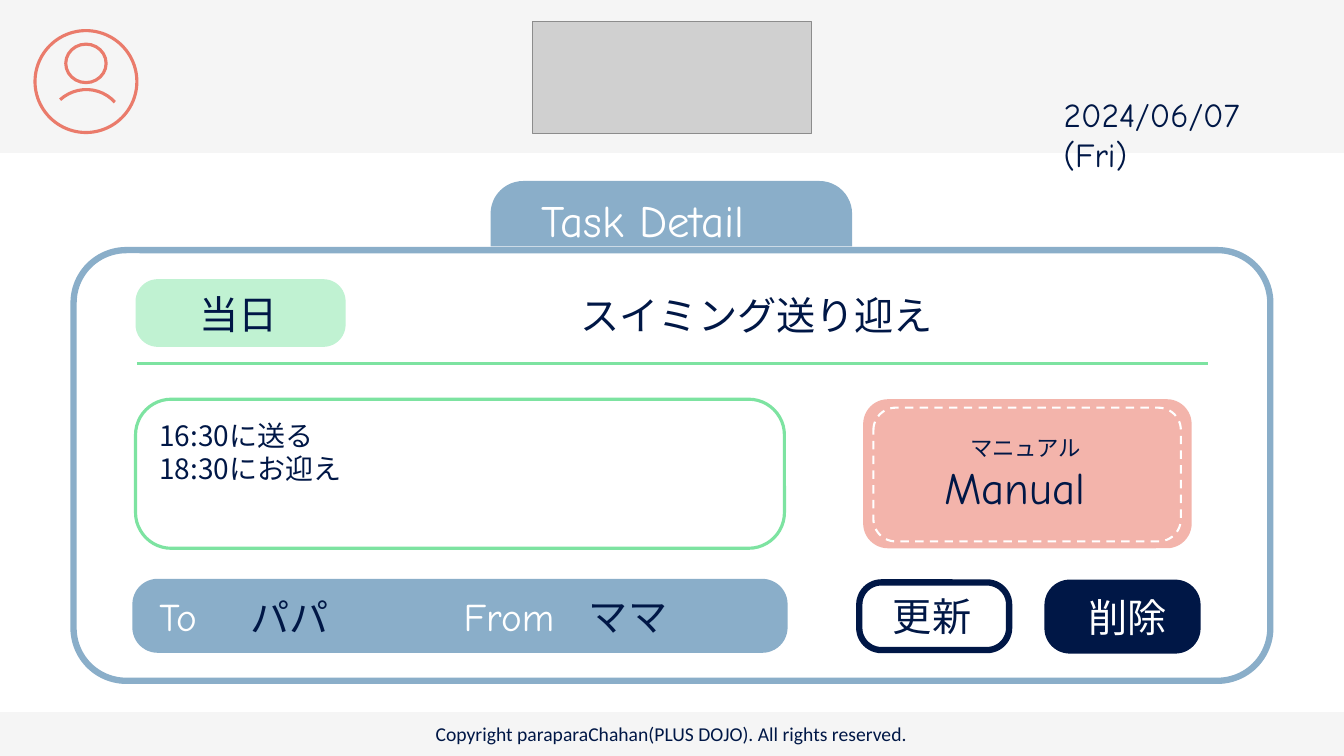
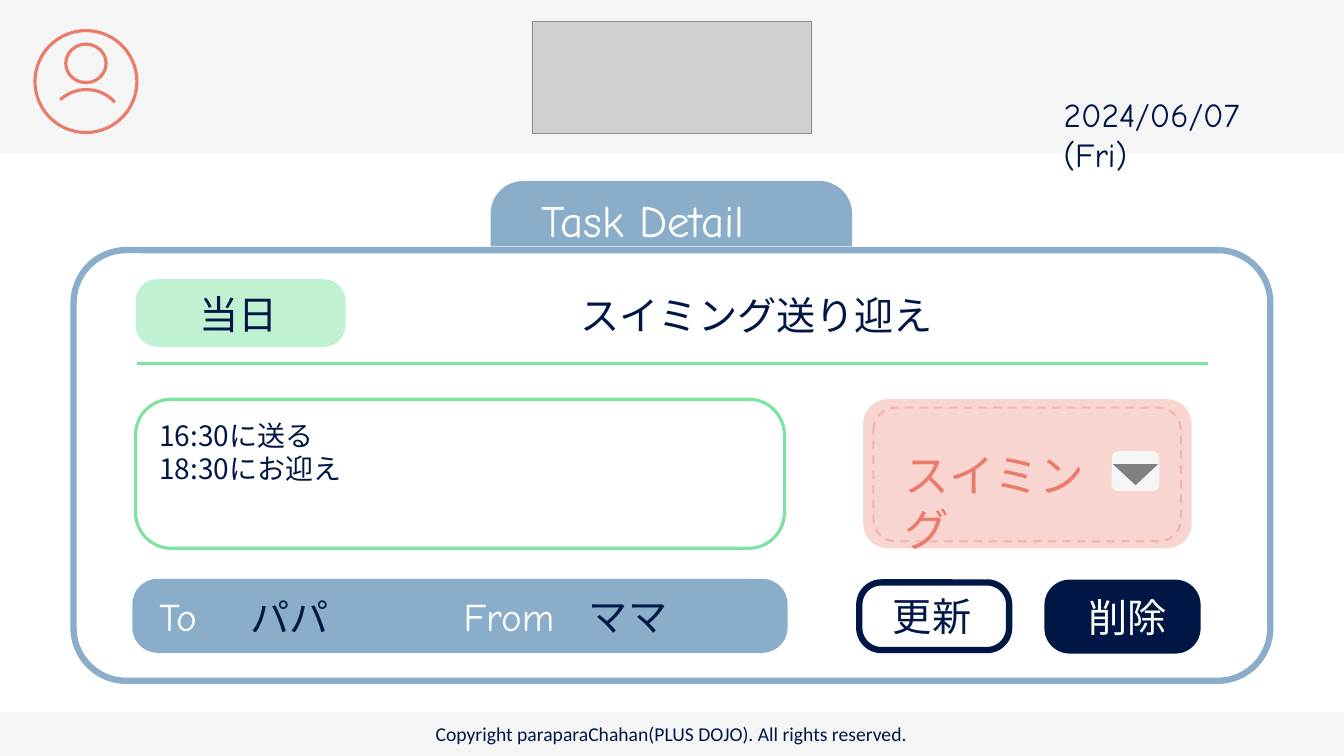
Before and after one commit to plusdojo2024/C2, a slide deck: slide 18 of doc/13_外部設計/famiLink 画面デザイン.pptx (slide 17 before the commit). Drawn at 1344x756 pixels with LibreOffice and Linux fonts; fonts in the diff are those of the drawing; grey boxes stand for pictures. Boxes give left, top, right and bottom in pixels: in the first picture for what was removed or moved away, otherwise in the second. Text is boxed around its words. In the diff, an @@ line names an element or a change of style, - is before the commit and + after.

```diff
--- a/doc/13_外部設計/famiLink 画面デザイン.pptx
+++ b/doc/13_外部設計/famiLink 画面デザイン.pptx
@@ rounded rectangle at <box>863,399,1192,548</box>: fill #F3B4AB to #F8D5D0 @@
@@ rounded rectangle at <box>874,407,1182,541</box>: outline #FFFFFF 1.5 pt dashed to #F3B4AB 1.5 pt dashed @@
@@ text removed at <box>970,439,1081,457</box> @@
-マニュアル
@@ text at <box>905,457,1084,558</box>: text changed; font Comic Neue to Noto Sans CJK JP; text colour #001746 to #EA7B6B @@
-Manual
+スイミング
@@ rounded rectangle added at <box>1112,451,1159,491</box>, fill #F5F5F5 @@
@@ triangle added at <box>1115,465,1156,484</box>, fill #808080, outline #808080 1 pt @@
```
Also in this commit, not shown: 3 other slides changed, 2 slides added.
